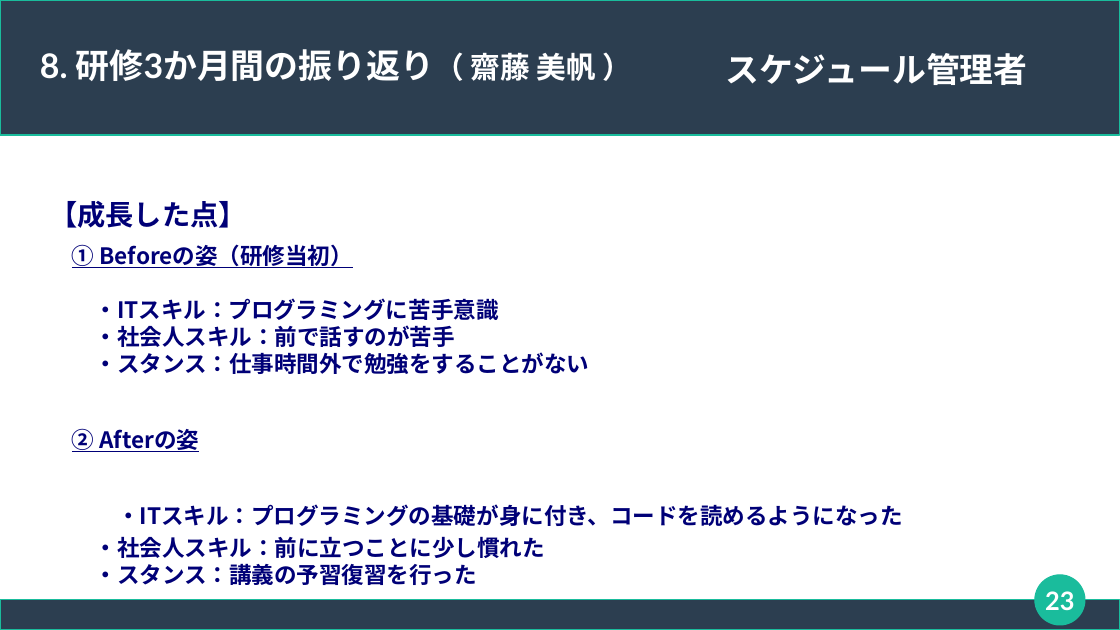
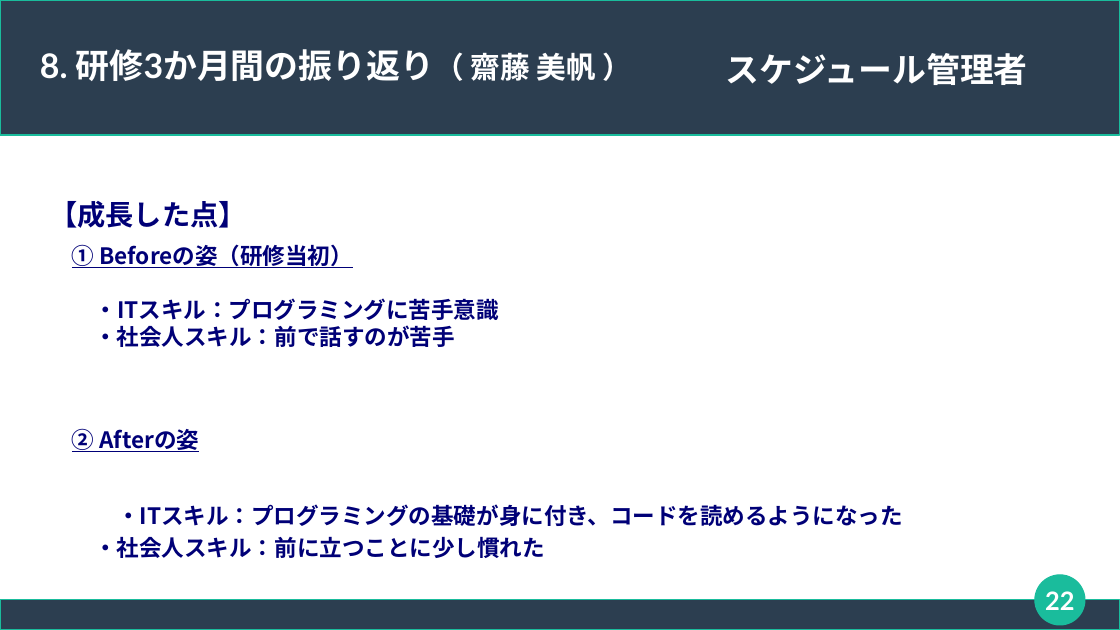
Before and after one commit to connk95/Shared-Shop, a slide deck: slide 22 of TeamUzawa_Sharing_ProjectFile/発表用スライド_チーム鵜澤.odp (slide 23 before the commit). Drawn at 1120x630 pixels with LibreOffice and Linux fonts; fonts in the diff are those of the drawing. Boxes give left, top, right and bottom in pixels: in the first picture for what was removed or moved away, otherwise in the second. Text is boxed around its words. In the diff, an @@ line names an element or a change of style, - is before the commit and + after.

```diff
--- a/TeamUzawa_Sharing_ProjectFile/発表用スライド_チーム鵜澤.odp
+++ b/TeamUzawa_Sharing_ProjectFile/発表用スライド_チーム鵜澤.odp
@@ text at [95, 352, 590, 374]: paragraph removed @@
-・スタンス：仕事時間外で勉強をすることがない
@@ text at [95, 563, 477, 585]: paragraph removed @@
-・スタンス：講義の予習復習を行った
@@ page number at [1045, 591, 1074, 610]: text changed @@
-23
+22
```
Also in this commit, not shown: 13 other slides changed, 1 slide removed.
